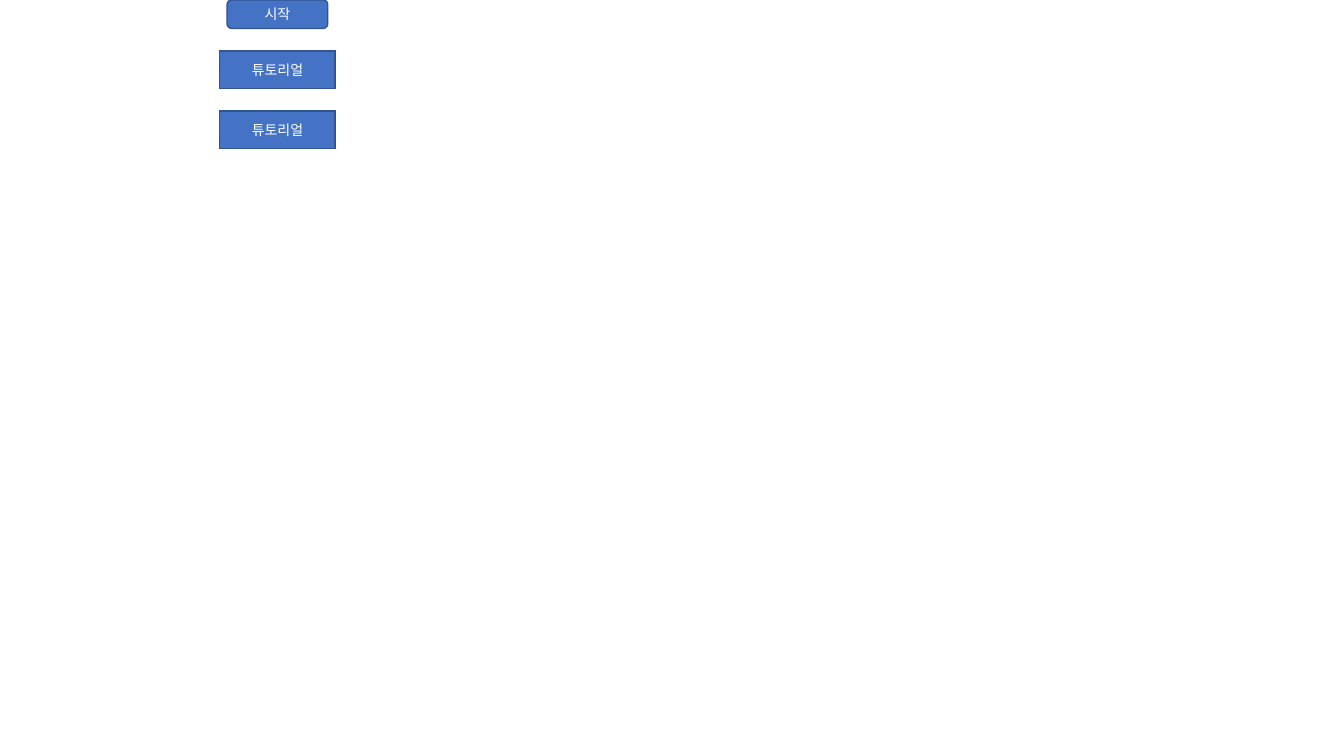
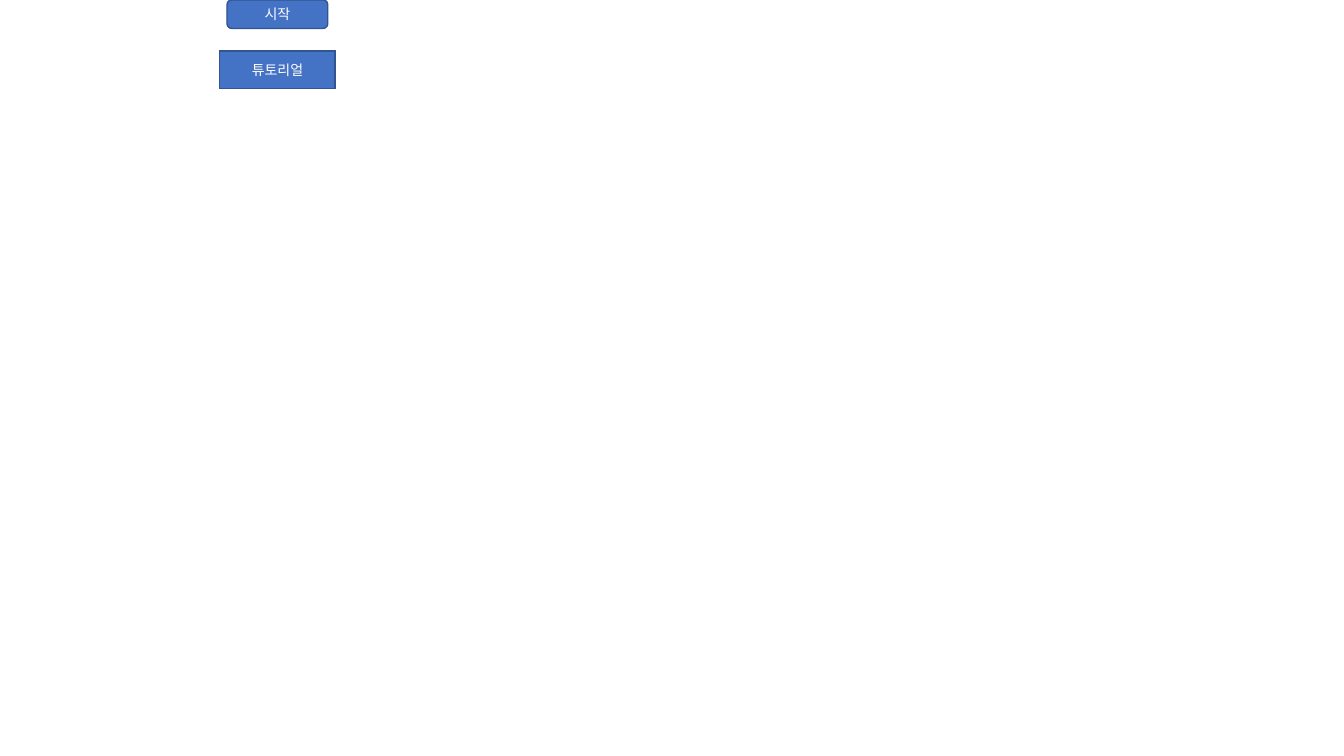
Before and after one commit to hjs0913/GameDesign, a slide deck: slide 1 of 액션&경영 RPG/게임플레이.pptx. Drawn at 1344x756 pixels with LibreOffice and Linux fonts; fonts in the diff are those of the drawing. Boxes give left, top, right and bottom in pixels: in the first picture for what was removed or moved away, otherwise in the second. Text is boxed around its words. In the diff, an @@ line names an element or a change of style, - is before the commit and + after.

```diff
--- a/액션&경영 RPG/게임플레이.pptx
+++ b/액션&경영 RPG/게임플레이.pptx
@@ rectangle removed at (220,111,335,148) @@
-튜토리얼
```
Also in this commit, not shown: 1 other file.
